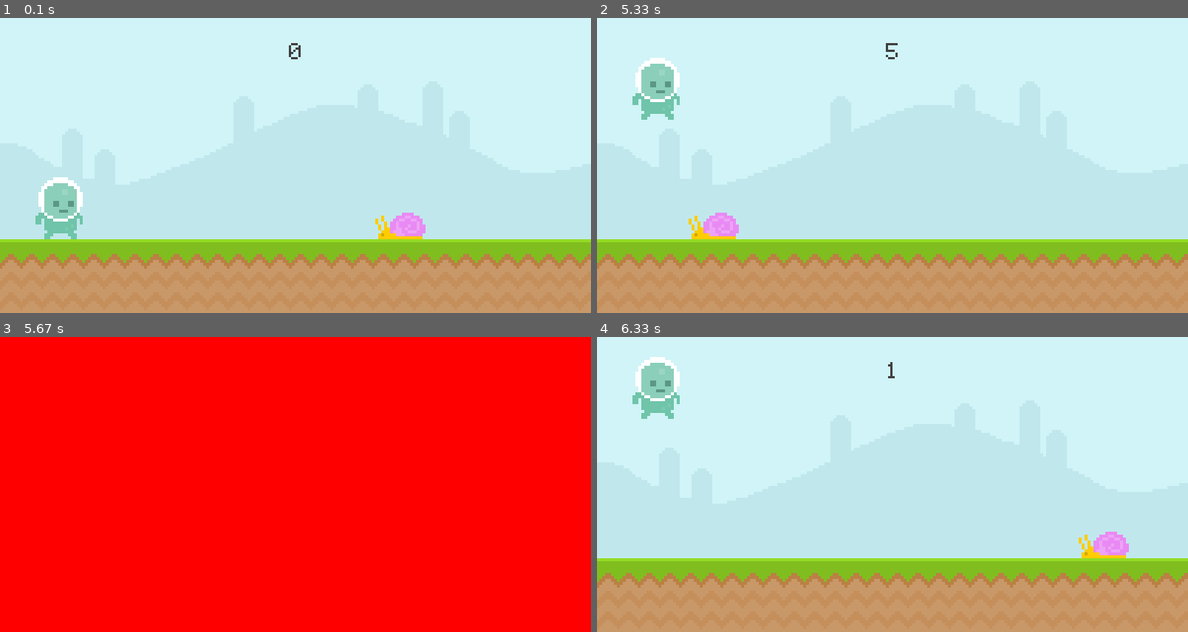
Above: before the commit, frames 1-4 (two rows, left to right).
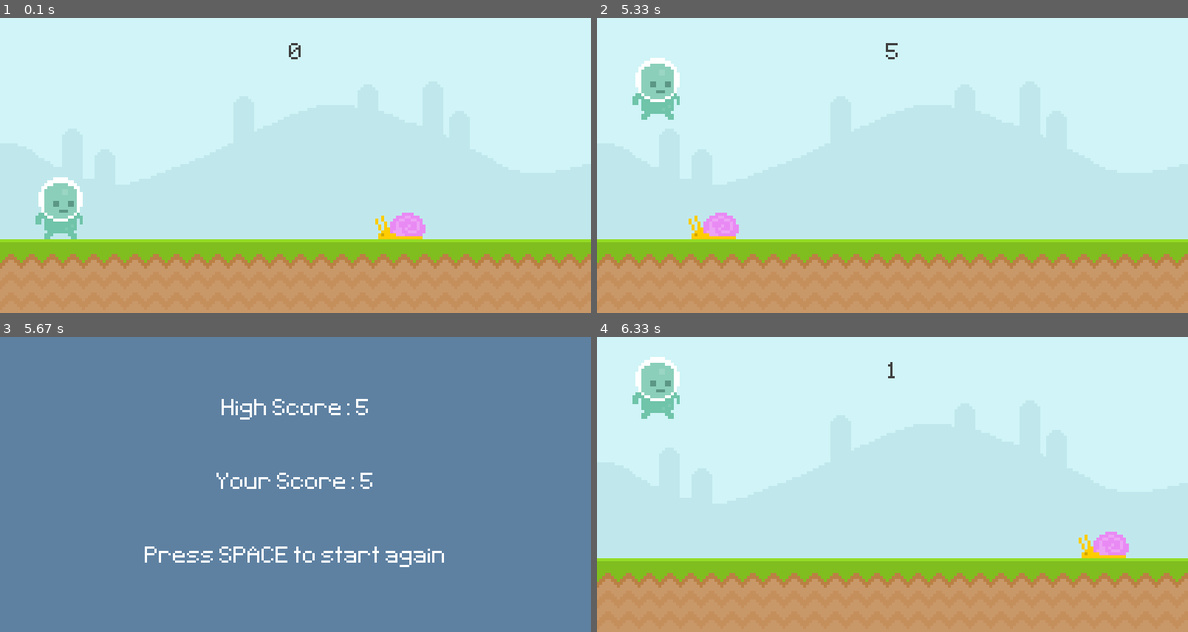
Above: after the commit, the same moments.

Repository: Biibeek/pygamepractice
Game: pygame game, started from mypygame.py
The game is run twice, just before and just after one commit, with the same random seed, the same clock (stepped at 60 frames per second) and the same inputs.
Inputs (mouse positions are in pixels of both pictures, inside the frame that each line leads up to):
- Up to frame 1 (0.1 s): no input
- Up to frame 2 (5.33 s): click (656, 206) at 0.38 s; tap Space at 1.67, 3.33, 3.73, 4.03, 4.57, 4.87 s; click (656, 206) at 2.55 s; click (721, 106) at 5.05 s
- Up to frame 3 (5.67 s): tap Space at 5.4 s
- Up to frame 4 (6.33 s): tap Space at 5.7, 5.97 s

Frames 1-2 are identical in both runs. In frame 3, 100% of the frame differs, in the area x 0-100%, y 0-100%; in frame 4, nothing differs.

Commit message:
snailgame

Diff:
--- a/mypygame.py
+++ b/mypygame.py
@@ -7,6 +7,21 @@
     score_surface=test_font.render(f"{current_time}",False,(64,64,64))
     score_rect=score_surface.get_rect(center=(400,50))
     screen.blit(score_surface,score_rect)
+    return current_time
+
+def display_end_screen(final_score, high_score):
+    screen.fill((94, 129, 162))
+    final_score_surface = test_font.render(f"Your Score: {final_score}", False, (255, 255, 255))
+    final_score_rect = final_score_surface.get_rect(center=(400, 200))
+    screen.blit(final_score_surface, final_score_rect)
+
+    high_score_surface = test_font.render(f"High Score: {high_score}", False, (255, 255, 255))
+    high_score_rect = high_score_surface.get_rect(center=(400, 100))
+    screen.blit(high_score_surface, high_score_rect)
+
+    restart_surface = test_font.render("Press SPACE to start again", False, (255, 255, 255))
+    restart_rect = restart_surface.get_rect(center=(400, 300))
+    screen.blit(restart_surface, restart_rect)
 
 pygame.init()
 screen=pygame.display.set_mode((800,400))
@@ -23,6 +38,8 @@
 # score_rect=score_surface.get_rect(center=(400,50))
 game_active=True
 start_time=0
+final_score=0
+high_score=0
 
 snail_surface=pygame.image.load('graphics/snail/snail1.png').convert_alpha()
 snail_rect=snail_surface.get_rect(bottomright=(600,300))
@@ -64,7 +81,7 @@
         if player_rect.bottom >=300:
             player_rect.bottom=300
         screen.blit(player_surf,(player_rect))
-        score_display()
+        final_score=score_display()
         # keys=pygame.key.get_pressed()
         # if keys[pygame.K_SPACE]
 
@@ -72,8 +89,11 @@
         #   print("collided!!!")
         if snail_rect.colliderect(player_rect):
             game_active=False
+
+            if final_score >high_score:
+                high_score=final_score
     else:
-        screen.fill('red')
+        display_end_screen(final_score, high_score)
 
     clock.tick(60)
 
